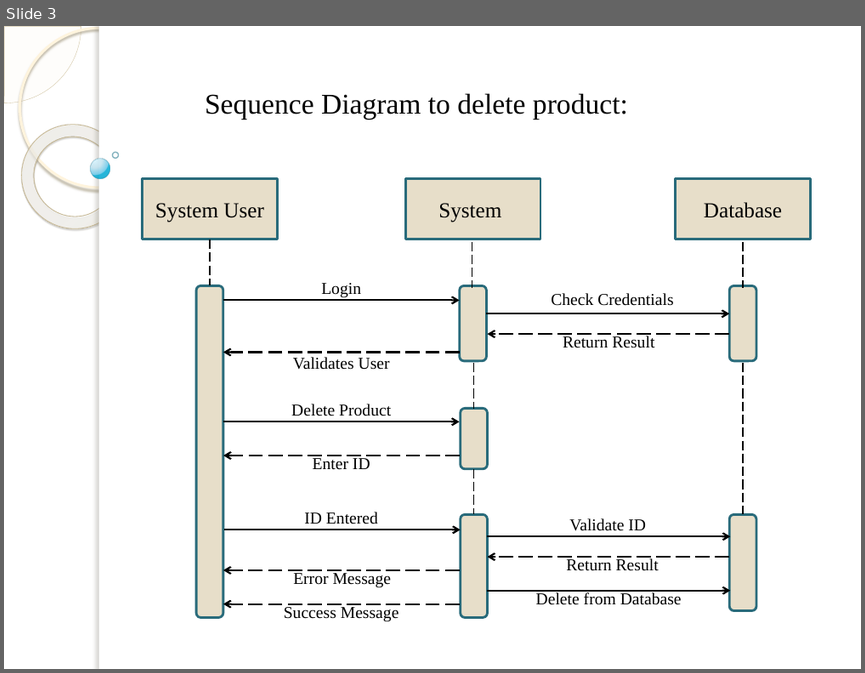
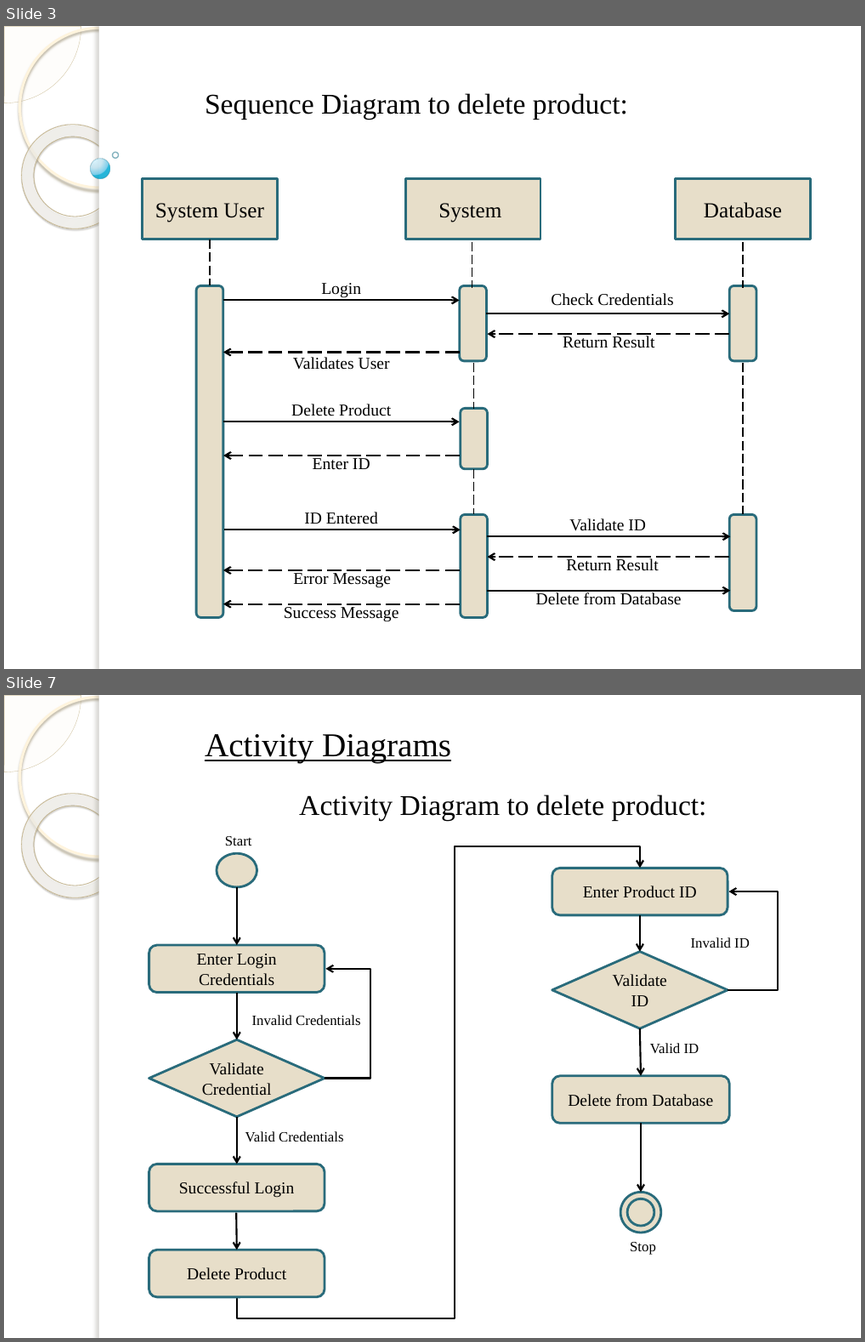
Before and after one commit to RohitKumarCG/InventoryProject, a slide deck: Rohit_Project_PPT.pptx. Shown one above the other, each under a label of ours: slide 3 before the commit, slides 3 and 7 after it; the slides between them are not shown. The pictures are 865x673 and 865x1342 pixels, drawn with LibreOffice and Linux fonts; fonts in the diff are those of the drawing; background and template pictures are left out. Boxes give left, top, right and bottom in pixels: in the first picture for what was removed or moved away, otherwise in the second. Text is boxed around its words. In the diff, an @@ line names an element or a change of style, - is before the commit and + after.

```diff
--- a/Rohit_Project_PPT.pptx
+++ b/Rohit_Project_PPT.pptx
@@ slide 7 added at <box>4,695,861,1338</box>, background picture (left out); not listed: 5 template elements that a slide beside it also shows @@
@@ text added at <box>205,734,451,763</box>, 28 pt, text #000000, underline @@
+Activity Diagrams
@@ text added at <box>299,794,707,821</box>, 24 pt, text #000000 @@
+Activity Diagram to delete product:
@@ text added at <box>225,836,252,845</box>, 12 pt, text #000000 @@
+Start
@@ elbow arrow added from (237, 1297) to (640, 868), #000000 1.5 pt @@
@@ ellipse added at <box>216,853,256,887</box>, fill #E7DEC9, outline #296B7C 2 pt @@
@@ rounded rectangle added at <box>552,868,728,915</box>, fill #E7DEC9, outline #296B7C 2 pt, 14 pt, text #000000 @@
+Enter Product ID
@@ arrow added from (237, 887) to (237, 945), #000000 1.5 pt @@
@@ elbow arrow added from (727, 990) to (729, 891), #000000 1.5 pt @@
@@ arrow added from (640, 915) to (640, 951), #000000 1.5 pt @@
@@ rounded rectangle added at <box>148,945,324,993</box>, fill #E7DEC9, outline #296B7C 2 pt, 14 pt, text #000000 @@
+Enter Login Credentials
@@ text added at <box>691,937,749,947</box>, 12 pt, text #000000 @@
+Invalid ID
@@ elbow arrow added from (324, 1078) to (325, 969), #000000 1.5 pt @@
@@ diamond added at <box>552,951,728,1028</box>, fill #E7DEC9, outline #296B7C 2 pt, 14 pt, text #000000 @@
+Validate ID
@@ arrow added from (237, 993) to (237, 1039), #000000 1.5 pt @@
@@ text added at <box>252,1015,360,1025</box>, 12 pt, text #000000 @@
+Invalid Credentials
@@ diamond added at <box>148,1039,324,1117</box>, fill #E7DEC9, outline #296B7C 2 pt, 14 pt, text #000000 @@
+Validate Credential
@@ arrow added from (640, 1028) to (641, 1076), #000000 1.5 pt @@
@@ text added at <box>650,1043,699,1053</box>, 12 pt, text #000000 @@
+Valid ID
@@ rounded rectangle added at <box>552,1076,730,1123</box>, fill #E7DEC9, outline #296B7C 2 pt, 14 pt, text #000000 @@
+Delete from Database
@@ arrow added from (237, 1117) to (237, 1163), #000000 1.5 pt @@
@@ arrow added from (641, 1123) to (641, 1192), #000000 1.5 pt @@
@@ text added at <box>245,1131,343,1141</box>, 12 pt, text #000000 @@
+Valid Credentials
@@ rounded rectangle added at <box>148,1163,324,1211</box>, fill #E7DEC9, outline #296B7C 2 pt, 14 pt, text #000000 @@
+Successful Login
@@ ellipse added at <box>620,1192,660,1232</box>, fill #E7DEC9, outline #296B7C 2 pt @@
@@ ellipse added at <box>627,1199,653,1225</box>, fill #E7DEC9, outline #2A6D7D 2 pt @@
@@ arrow added from (236, 1213) to (237, 1249), #000000 1.5 pt @@
@@ rounded rectangle added at <box>148,1249,324,1297</box>, fill #E7DEC9, outline #296B7C 2 pt, 14 pt, text #000000 @@
+Delete Product
@@ text added at <box>630,1242,656,1254</box>, 12 pt, text #000000 @@
+Stop
```
Also in this commit, not shown: 2 slides changed, 2 other slides added.
